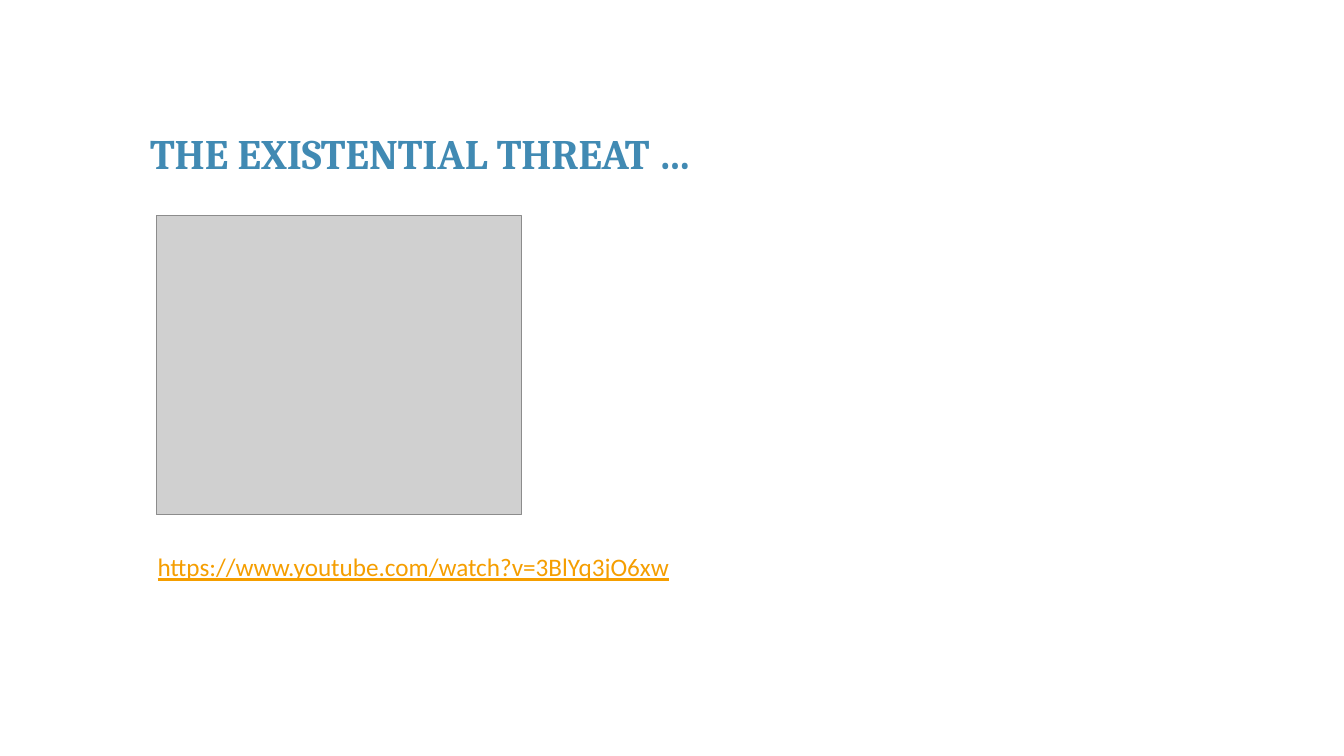
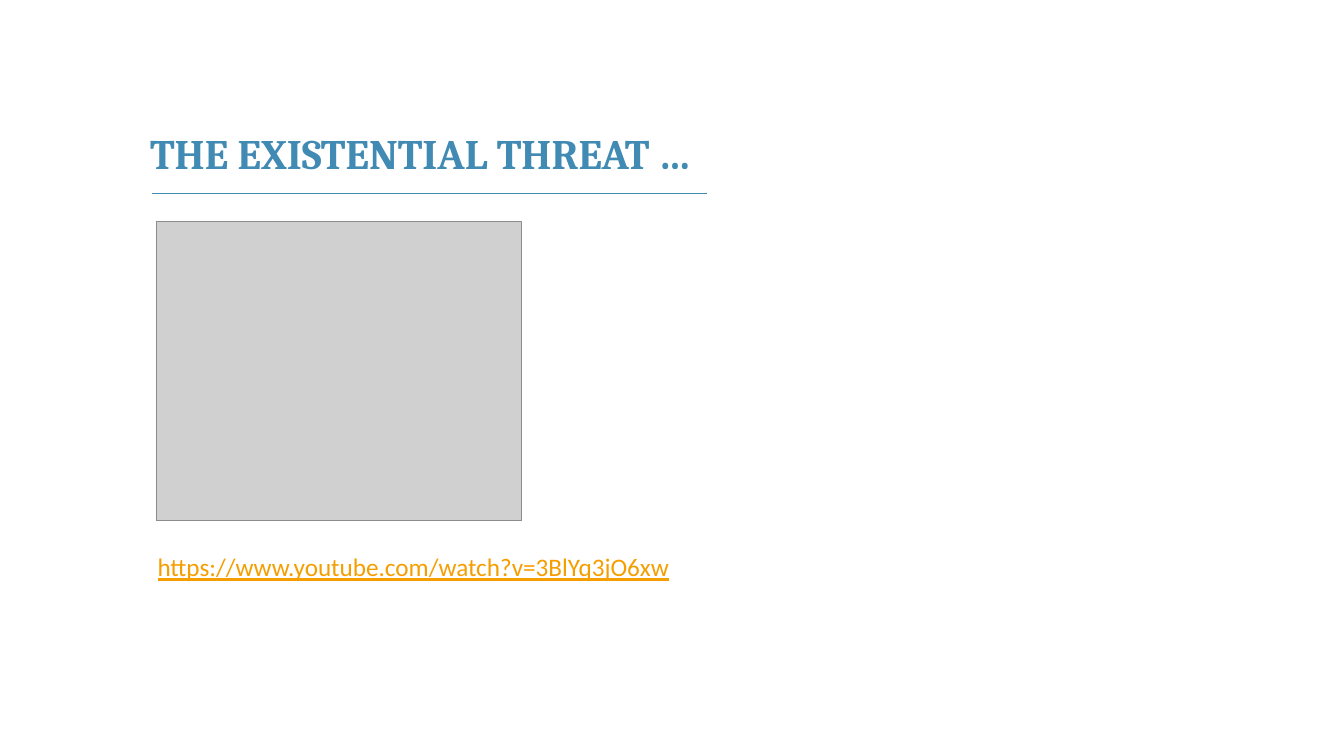
Before and after one commit to franckalbinet/itu-eaco-zanzibar-12-2018, a slide deck: slide 5 of presentations/session-6-ethics-of-ai.pptx (slide 4 before the commit). Drawn at 1344x756 pixels with LibreOffice and Linux fonts; fonts in the diff are those of the drawing; grey boxes stand for pictures; background and template pictures are left out. Boxes give left, top, right and bottom in pixels: in the first picture for what was removed or moved away, otherwise in the second. Text is boxed around its words. In the diff, an @@ line names an element or a change of style, - is before the commit and + after.

```diff
--- a/presentations/session-6-ethics-of-ai.pptx
+++ b/presentations/session-6-ethics-of-ai.pptx
@@ line added from (152, 194) to (708, 194), #418AB3 1 pt @@
@@ picture: place and size @@
-picture at <box>156,216,521,515</box>
+picture at <box>156,222,521,521</box>
```
Also in this commit, not shown: 16 other slides changed, 3 slides added, 2 other files.
